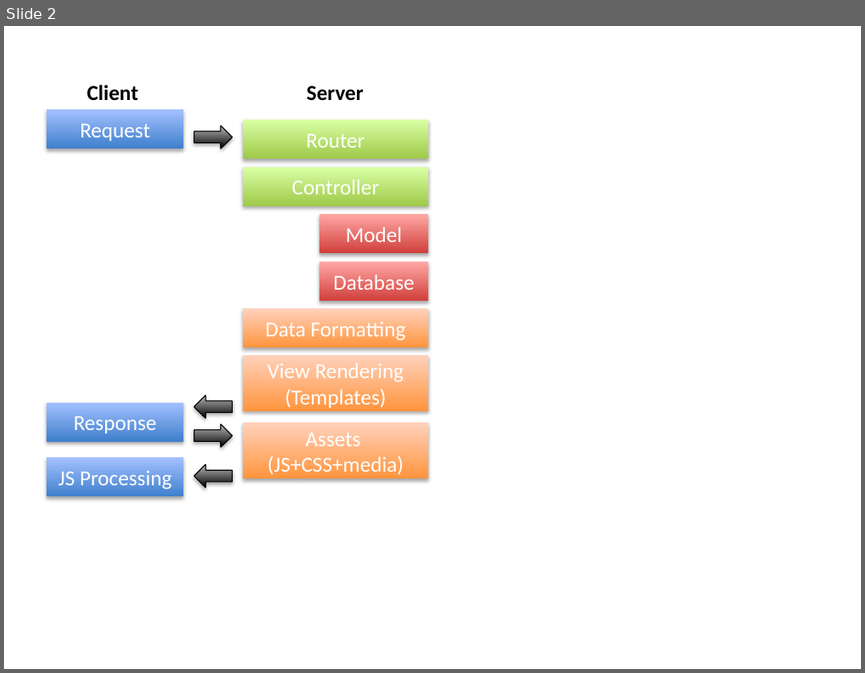
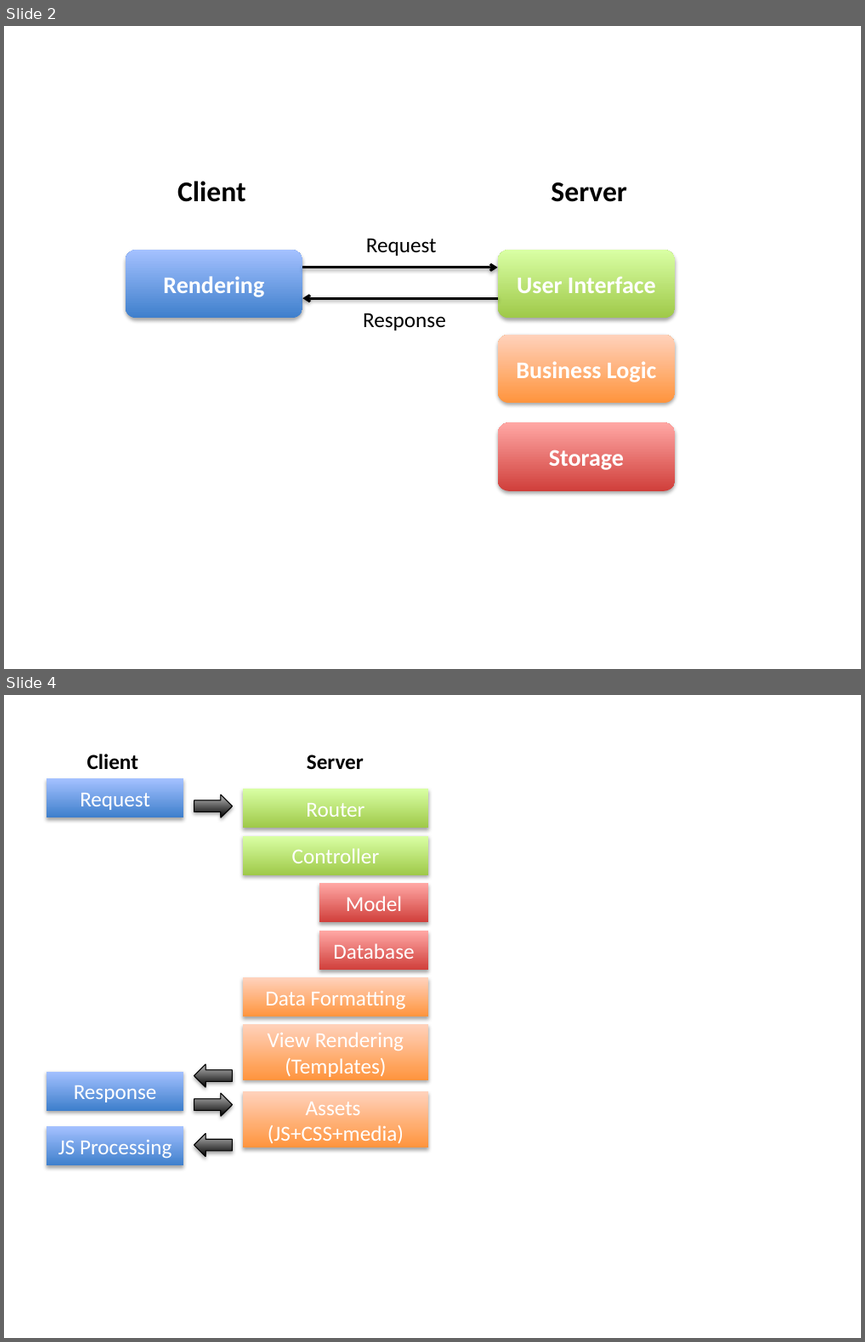
Before and after one commit to clody69/MobileWebApps, a slide deck: docs/diagrams.pptx. Shown one above the other, each under a label of ours: slide 2 before the commit, slides 2 and 4 after it; the slides between them are not shown. The pictures are 865x673 and 865x1342 pixels, drawn with LibreOffice and Linux fonts; fonts in the diff are those of the drawing. Boxes give left, top, right and bottom in pixels: in the first picture for what was removed or moved away, otherwise in the second. Text is boxed around its words. In the diff, an @@ line names an element or a change of style, - is before the commit and + after.

```diff
--- a/docs/diagrams.pptx
+++ b/docs/diagrams.pptx
@@ slide 2 added at (4, 26, 861, 669), background #FFFFFF @@
@@ text added at (177, 181, 246, 202), 24 pt, text #000000, bold @@
+Client
@@ text added at (551, 182, 626, 202), 24 pt, text #000000, bold @@
+Server
@@ rounded rectangle added at (125, 250, 302, 318), fill gradient #3F80CE to #A4C4FF, 20 pt, text #FFFFFF, bold @@
+Rendering
@@ text added at (366, 238, 437, 256), 18 pt, text #000000 @@
+Request
@@ rounded rectangle added at (498, 250, 675, 318), fill gradient #A0CA4A to #DAFFA5, 20 pt, text #FFFFFF, bold @@
+User Interface
@@ arrow added from (302, 267) to (498, 267), #000000 2 pt @@
@@ arrow added from (498, 299) to (302, 299), #000000 2 pt @@
@@ text added at (363, 312, 446, 330), 18 pt, text #000000 @@
+Response
@@ rounded rectangle added at (498, 335, 675, 403), fill gradient #FF953E to #FFD2BD, 20 pt, text #FFFFFF, bold @@
+Business Logic
@@ rounded rectangle added at (498, 423, 675, 491), fill gradient #D1403C to #FFA6A5, 20 pt, text #FFFFFF, bold @@
+Storage
@@ what was slide 2 is now slide 4 @@
```
Also in this commit, not shown: 1 slide changed, 6 other slides added, 13 other files.
